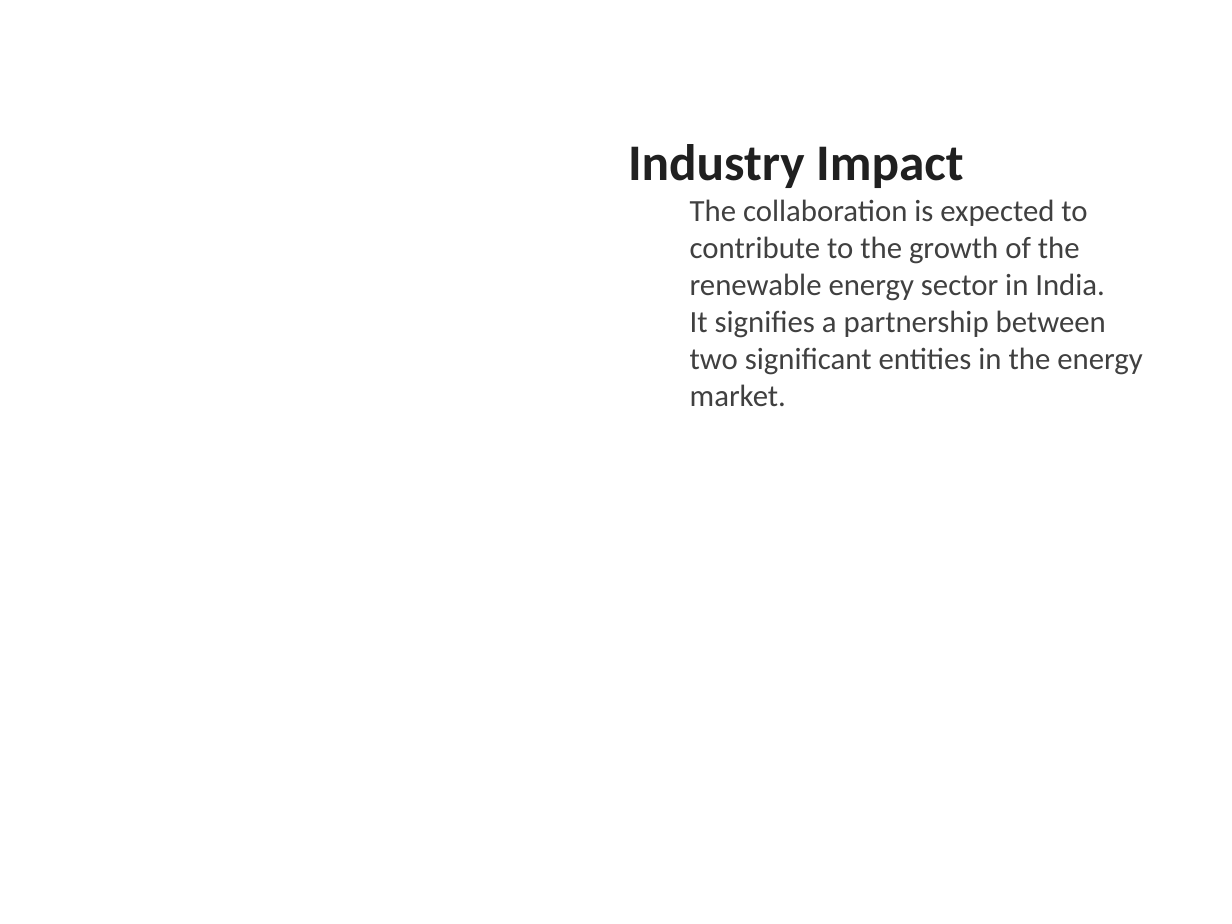
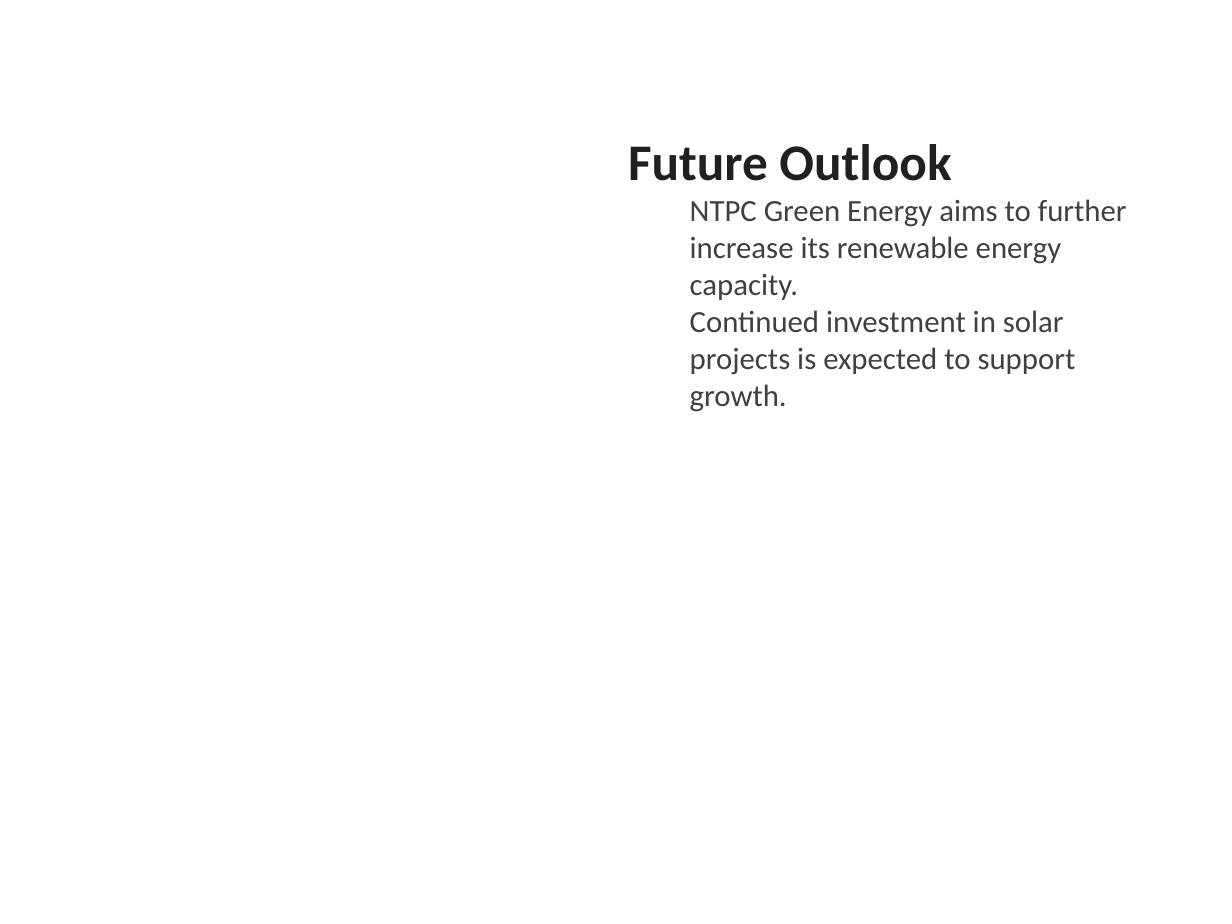
Before and after one commit to gauravsiemens1988/Linkedin-AI-Agent_Personal, a slide deck: slide 6 of drafts/linkedin_carousel.pptx. Drawn at 1232x924 pixels with LibreOffice and Linux fonts; fonts in the diff are those of the drawing. Boxes give left, top, right and bottom in pixels: in the first picture for what was removed or moved away, otherwise in the second. Text is boxed around its words. In the diff, an @@ line names an element or a change of style, - is before the commit and + after.

```diff
--- a/drafts/linkedin_carousel.pptx
+++ b/drafts/linkedin_carousel.pptx
@@ text at <box>628,144,1127,412</box>: text changed @@
-Industry Impact
-  The collaboration is expected to contribute to the growth of the renewable energy sector in India.
-  It signifies a partnership between two significant entities in the energy market.
+Future Outlook
+  NTPC Green Energy aims to further increase its renewable energy capacity.
+  Continued investment in solar projects is expected to support growth.
```
Also in this commit, not shown: 1 other slide changed, 4 slides added, 4 slides removed, 7 other files.
